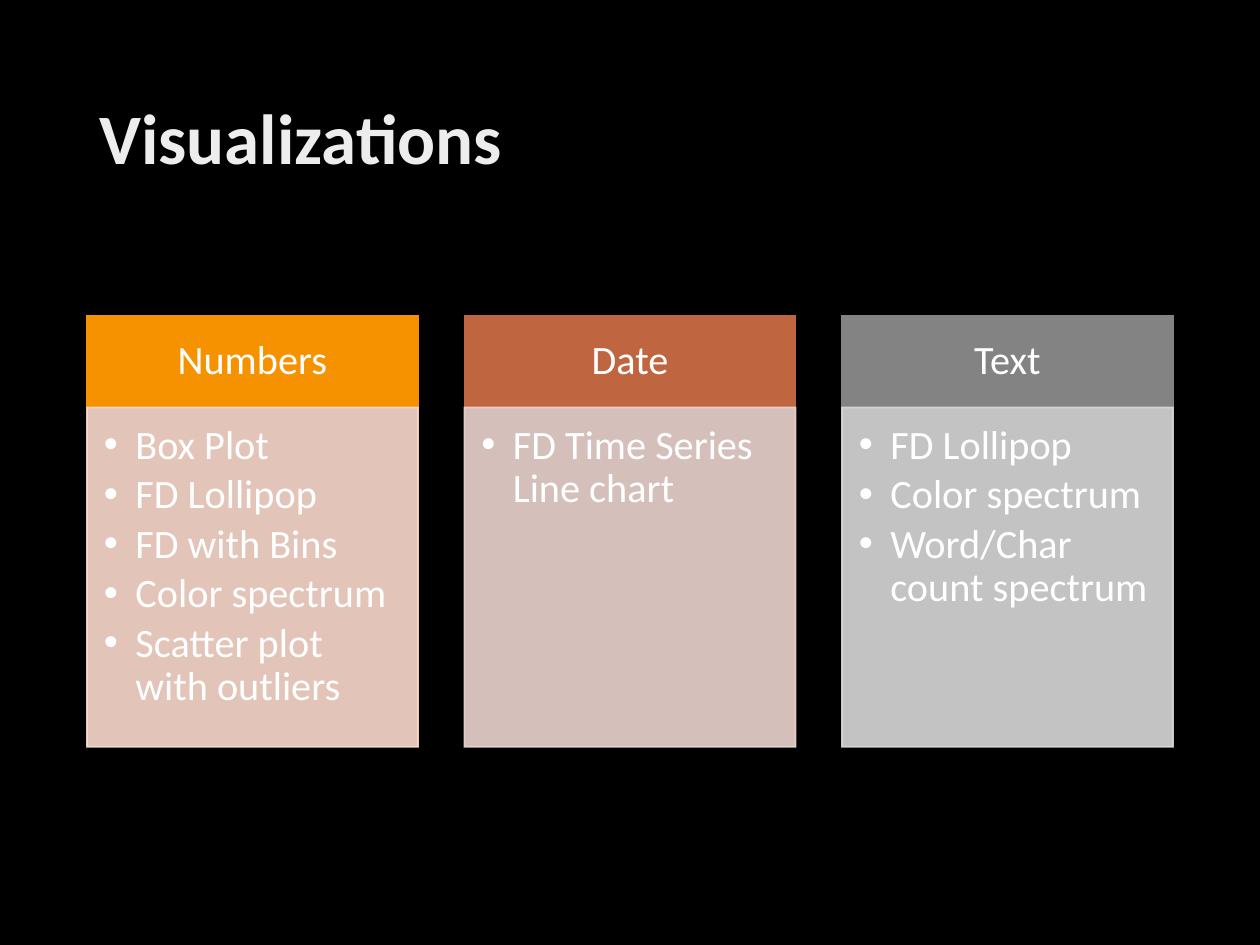
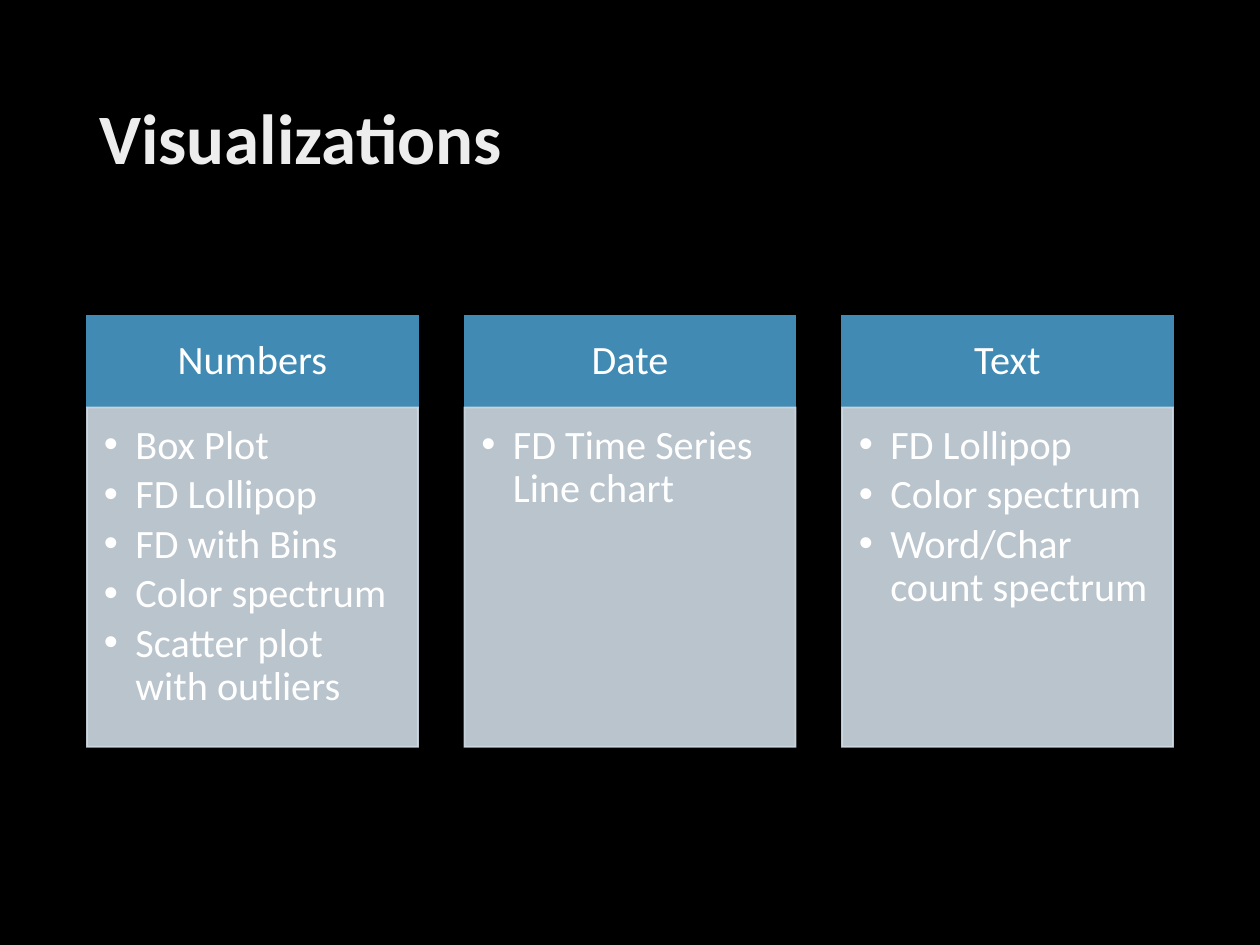
Before and after one commit to jannah/MetaReader, a slide deck: slide 8 of MetaReader.pptx (slide 7 before the commit). Drawn at 1260x945 pixels with LibreOffice and Linux fonts; fonts in the diff are those of the drawing; background and template pictures are left out. Boxes give left, top, right and bottom in pixels: in the first picture for what was removed or moved away, otherwise in the second. Text is boxed around its words. In the diff, an @@ line names an element or a change of style, - is before the commit and + after.

```diff
--- a/MetaReader.pptx
+++ b/MetaReader.pptx
@@ rectangle at (87,316,418,407): fill #F69200 to #418AB3; outline #F69200 1 pt to #418AB3 1 pt @@
@@ rectangle at (465,316,796,407): fill #BF6540 to #418AB3; outline #BF6540 1 pt to #418AB3 1 pt @@
@@ rectangle at (842,316,1173,407): fill #838383 to #418AB3; outline #838383 1 pt to #418AB3 1 pt @@
@@ rectangle at (87,408,418,747): fill #FBDCCC at 90% opacity to #CFDAE5 at 90% opacity; outline #FBDCCC 1 pt to #CFDAE5 1 pt @@
@@ rectangle at (465,408,796,747): fill #EDD5D0 at 90% opacity to #CFDAE5 at 90% opacity; outline #EDD5D0 1 pt to #CFDAE5 1 pt @@
@@ rectangle at (842,408,1173,747): fill #D9D9D9 at 90% opacity to #CFDAE5 at 90% opacity; outline #D9D9D9 1 pt to #CFDAE5 1 pt @@
```
Also in this commit, not shown: 8 other slides changed, 1 slide added, 1 other file.
